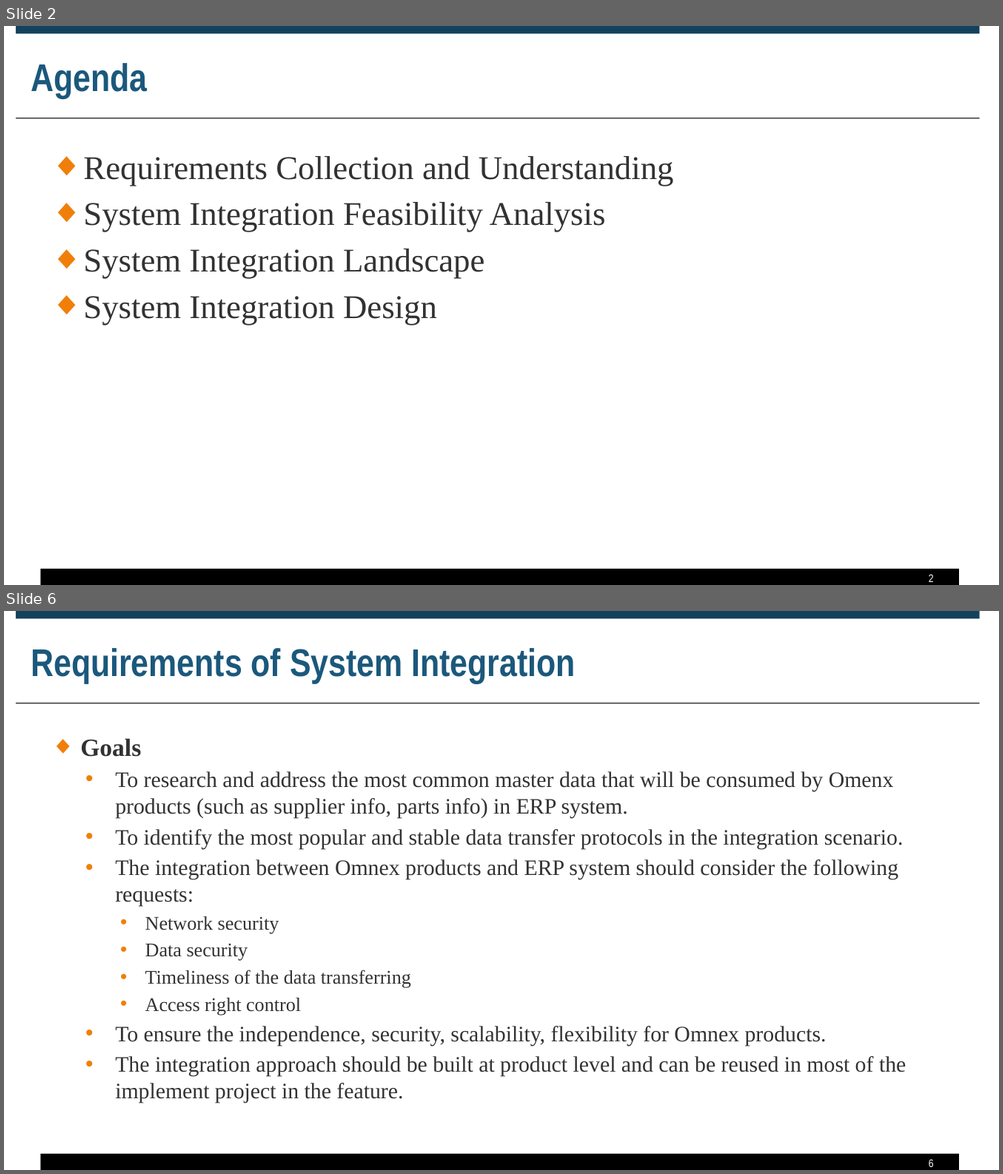
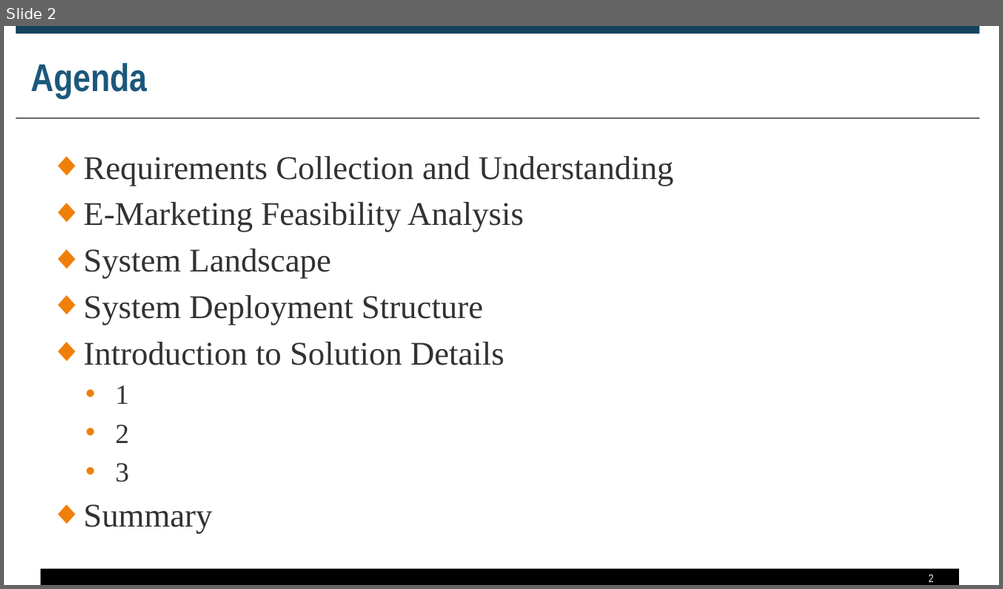
Before and after one commit to zyw9963/YFVE-supplier-portal, a slide deck: projects/Marketing/Proposal of E-Marketing for Omnex Consulting Business.pptx. Shown one above the other, each under a label of ours: slides 2 and 6 before the commit, slide 2 after it; the slides between them are not shown. The pictures are 1003x1174 and 1003x589 pixels, drawn with LibreOffice and Linux fonts; fonts in the diff are those of the drawing. Boxes give left, top, right and bottom in pixels: in the first picture for what was removed or moved away, otherwise in the second. Text is boxed around its words. In the diff, an @@ line names an element or a change of style, - is before the commit and + after.

```diff
--- a/projects/Marketing/Proposal of E-Marketing for Omnex Consulting Business.pptx
+++ b/projects/Marketing/Proposal of E-Marketing for Omnex Consulting Business.pptx
@@ slide 6 removed at (x1=4, y1=611, x2=999, y2=1170), background #FFFFFF; not listed: 3 template elements that a slide beside it also shows @@
@@ title removed at (x1=31, y1=648, x2=575, y2=684) @@
-Requirements of System Integration
@@ text removed at (x1=80, y1=738, x2=905, y2=1103) @@
-◆ Goals
-  • To research and address the most common master data that will be consumed by Omenx products (such as supplier info, parts info) in ERP system.
-  • To identify the most popular and stable data transfer protocols in the integration scenario.
-  • The integration between Omnex products and ERP system should consider the following requests:
-    • Network security
-    • Data security
-    • Timeliness of the data transferring
-    • Access right control
-  • To ensure the independence, security, scalability, flexibility for Omnex products.
-  • The integration approach should be built at product level and can be reused in most of the implement project in the feature.
@@ page number removed at (x1=928, y1=1159, x2=933, y2=1167) @@
-6
@@ slide 2 changed as well @@
@@ text at (x1=83, y1=202, x2=523, y2=534): text changed @@
-◆ System Integration Feasibility Analysis
-◆ System Integration Landscape
-◆ System Integration Design
+◆ E-Marketing Feasibility Analysis
+◆ System Landscape
+◆ System Deployment Structure
+◆ Introduction to Solution Details
+  • 1
+  • 2
+  • 3
+◆ Summary
```
Also in this commit, not shown: 1 slide added, 14 other slides removed.
